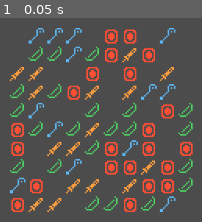
Above: before the commit, frame 1.
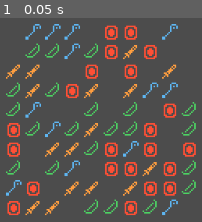
Above: after the commit, the same moment.

Repository: AGPritchard/inventory
Game: Godot game, scene res://src/inventory/inventory.tscn
The game is run twice, just before and just after one commit, with the same random seed, the same clock (stepped at 60 frames per second) and the same inputs. The project has no main scene, so this scene is started directly.
Inputs:
- Up to frame 1 (0.05 s): no input

The runs differ from the first frame. In frame 1, 21% of the frame differs, in the area x 2-98%, y 2-97%.

Commit message:
Add separation to grid container

Diff:
--- a/src/inventory/inventory.tscn
+++ b/src/inventory/inventory.tscn
@@ -27,6 +27,8 @@
 margin_top = -20.0
 margin_right = 20.0
 margin_bottom = 20.0
+custom_constants/vseparation = 5
+custom_constants/hseparation = 5
 __meta__ = {
 "_edit_use_anchors_": false
 }
